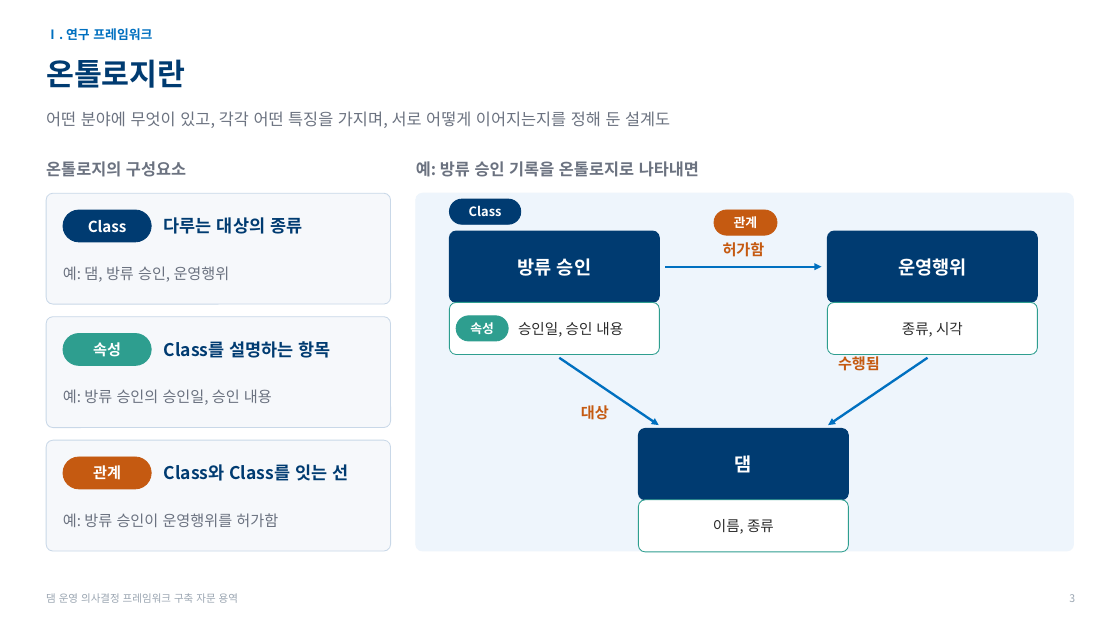
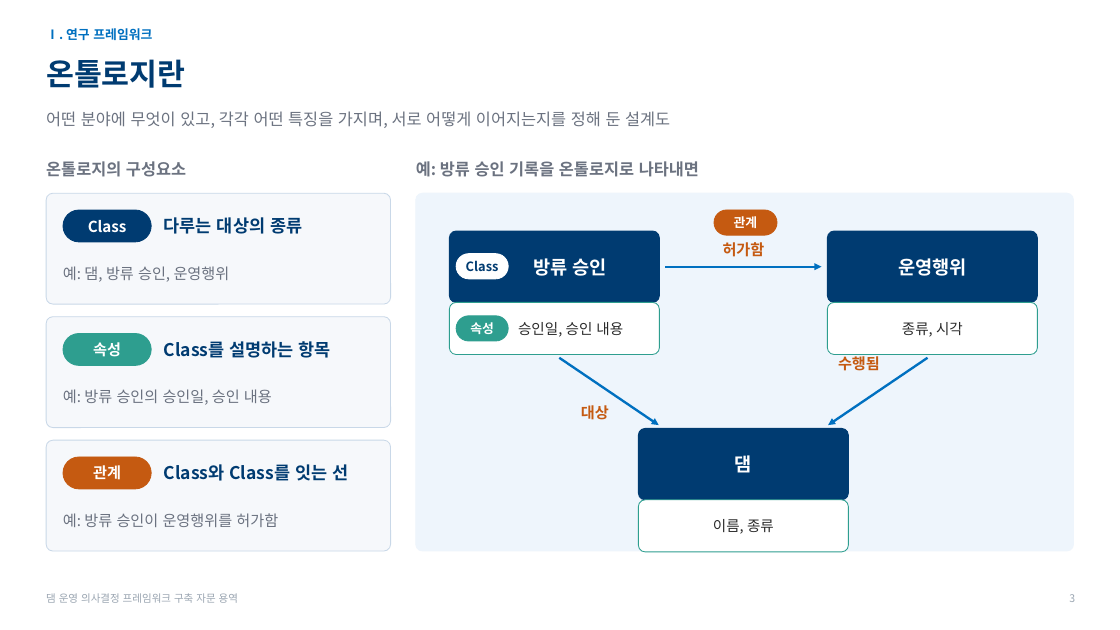
Before and after one commit to mkm1119/KGRAG-LLM, a slide deck: slide 3 of project_khnp/2026.11.26_한강수력본부_발표자료_초안.pptx. Drawn at 1120x630 pixels with LibreOffice and Linux fonts; fonts in the diff are those of the drawing; background and template pictures are left out. Boxes give left, top, right and bottom in pixels: in the first picture for what was removed or moved away, otherwise in the second. Text is boxed around its words. In the diff, an @@ line names an element or a change of style, - is before the commit and + after.

```diff
--- a/project_khnp/2026.11.26_한강수력본부_발표자료_초안.pptx
+++ b/project_khnp/2026.11.26_한강수력본부_발표자료_초안.pptx
@@ text "방류 승인": place and size @@
-text "방류 승인" at (518, 258, 591, 276)
+text "방류 승인" at (533, 258, 607, 276)
@@ text "Class": place and size @@
-text "Class" at (469, 205, 502, 216)
+text "Class" at (466, 260, 499, 271)
@@ text "Class" at (466, 260, 499, 271): text colour #FFFFFF to #003B71 @@
@@ rounded rectangle: place and size @@
-rounded rectangle at (450, 199, 521, 224)
+rounded rectangle at (456, 254, 508, 279)
@@ rounded rectangle at (456, 254, 508, 279): fill #003B71 to #FFFFFF; outline #003B71 0.75 pt to #FFFFFF 0.75 pt @@
```
Also in this commit, not shown: 6 other slides changed, 1 other file.
